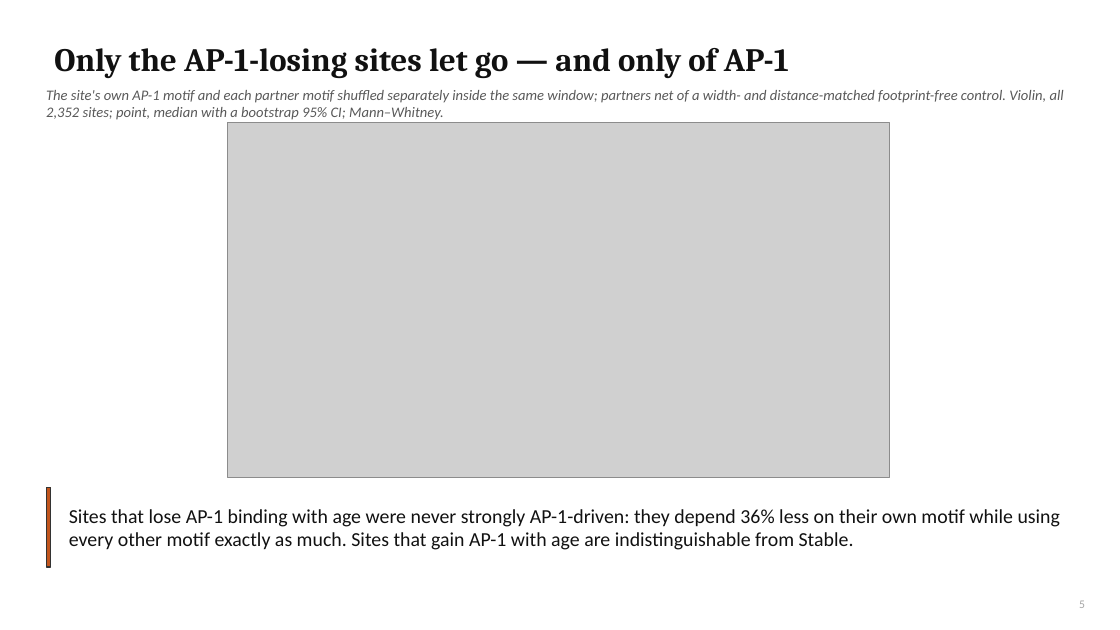
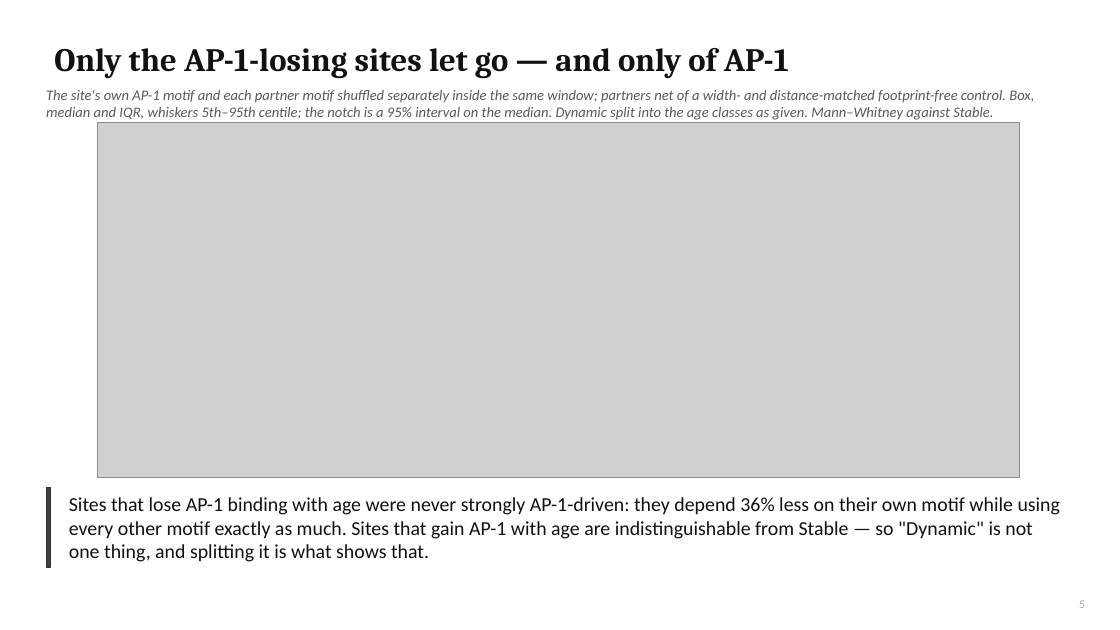
Before and after one commit to cytokine4242/Alpha_Genome_Ap1, a slide deck: slide 5 of Analysis/AP1_fibroblast_lab_meeting.pptx. Drawn at 1120x630 pixels with LibreOffice and Linux fonts; fonts in the diff are those of the drawing; grey boxes stand for pictures. Boxes give left, top, right and bottom in pixels: in the first picture for what was removed or moved away, otherwise in the second. Text is boxed around its words. In the diff, an @@ line names an element or a change of style, - is before the commit and + after.

```diff
--- a/Analysis/AP1_fibroblast_lab_meeting.pptx
+++ b/Analysis/AP1_fibroblast_lab_meeting.pptx
@@ text at box(46, 90, 1034, 120): text changed @@
-The site's own AP-1 motif and each partner motif shuffled separately inside the same window; partners net of a width- and distance-matched footprint-free control. Violin, all 2,352 sites; point, median with a bootstrap 95% CI; Mann–Whitney.
+The site's own AP-1 motif and each partner motif shuffled separately inside the same window; partners net of a width- and distance-matched footprint-free control. Box, median and IQR, whiskers 5th–95th centile; the notch is a 95% interval on the median. Dynamic split into the age classes as given. Mann–Whitney against Stable.
@@ picture: place and size @@
-picture at box(228, 123, 890, 477)
+picture at box(97, 123, 1019, 477)
@@ rectangle at box(46, 487, 51, 567): fill #C2551C to #3F3F3F @@
@@ text at box(69, 497, 1060, 562): text changed @@
-Sites that lose AP-1 binding with age were never strongly AP-1-driven: they depend 36% less on their own motif while using every other motif exactly as much. Sites that gain AP-1 with age are indistinguishable from Stable.
+Sites that lose AP-1 binding with age were never strongly AP-1-driven: they depend 36% less on their own motif while using every other motif exactly as much. Sites that gain AP-1 with age are indistinguishable from Stable — so "Dynamic" is not one thing, and splitting it is what shows that.
```
Also in this commit, not shown: 4 other slides changed, 1 slide added, 12 other files.
